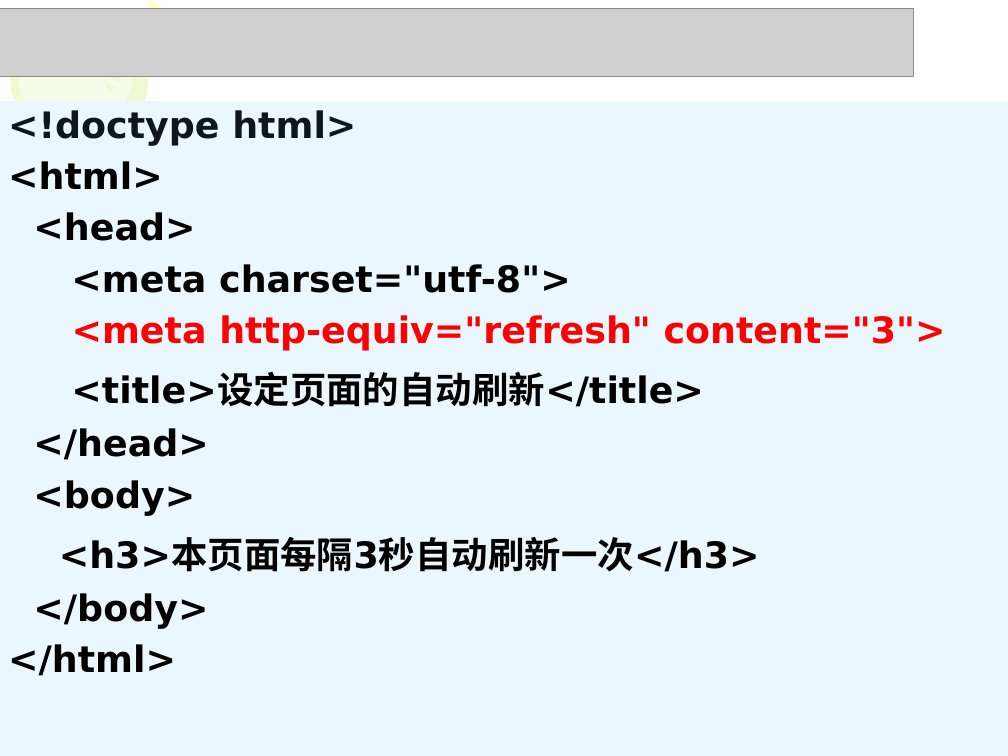
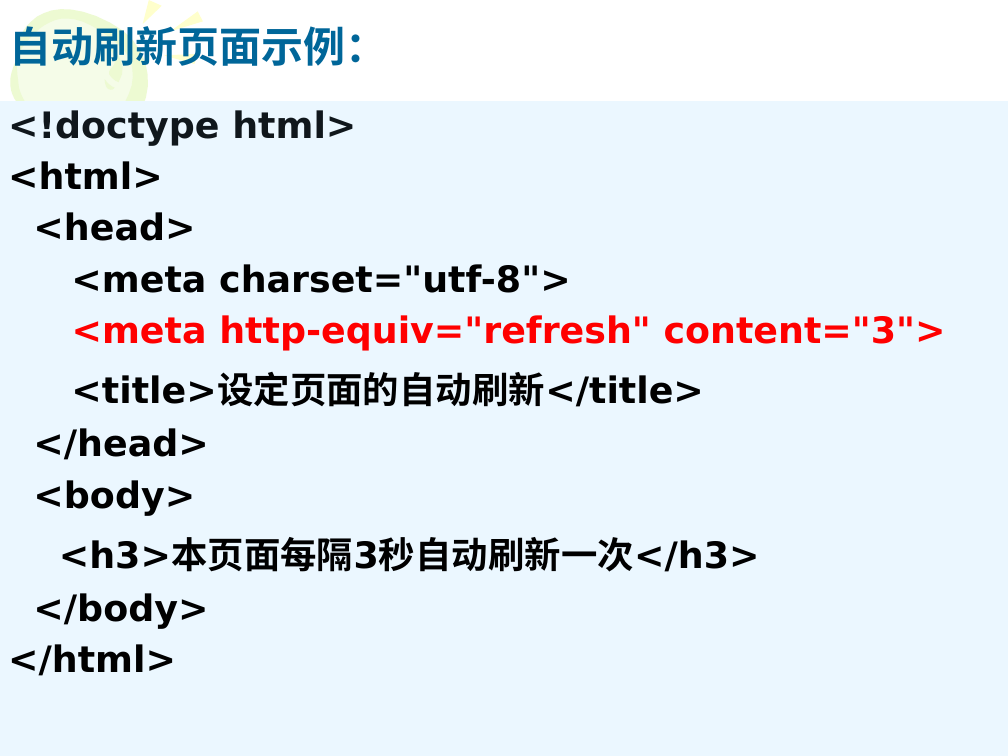
Before and after one commit to tyza66/ChinaSoftTraining-Part1, a slide deck: slide 30 of 代码/0420/前端第三版课件/第1讲 HTML概述与HTML文件.ppt. Drawn at 1008x756 pixels with LibreOffice and Linux fonts; fonts in the diff are those of the drawing; grey boxes stand for pictures. Boxes give left, top, right and bottom in pixels: in the first picture for what was removed or moved away, otherwise in the second. Text is boxed around its words. In the diff, an @@ line names an element or a change of style, - is before the commit and + after.

```diff
--- a/代码/0420/前端第三版课件/第1讲 HTML概述与HTML文件.ppt
+++ b/代码/0420/前端第三版课件/第1讲 HTML概述与HTML文件.ppt
@@ picture removed at (x1=0, y1=9, x2=914, y2=77) @@
@@ title added at (x1=10, y1=26, x2=388, y2=66), 30 pt, text #006699, bold @@
+自动刷新页面示例：
@@ freeform shape added at (x1=170, y1=11, x2=203, y2=31), fill #FFFFCC @@
@@ freeform shape added at (x1=163, y1=54, x2=198, y2=65), fill #FFFFCC @@
```
Also in this commit, not shown: 33 other slides changed, 2 slides added, 2 slides removed, 25 other files.
